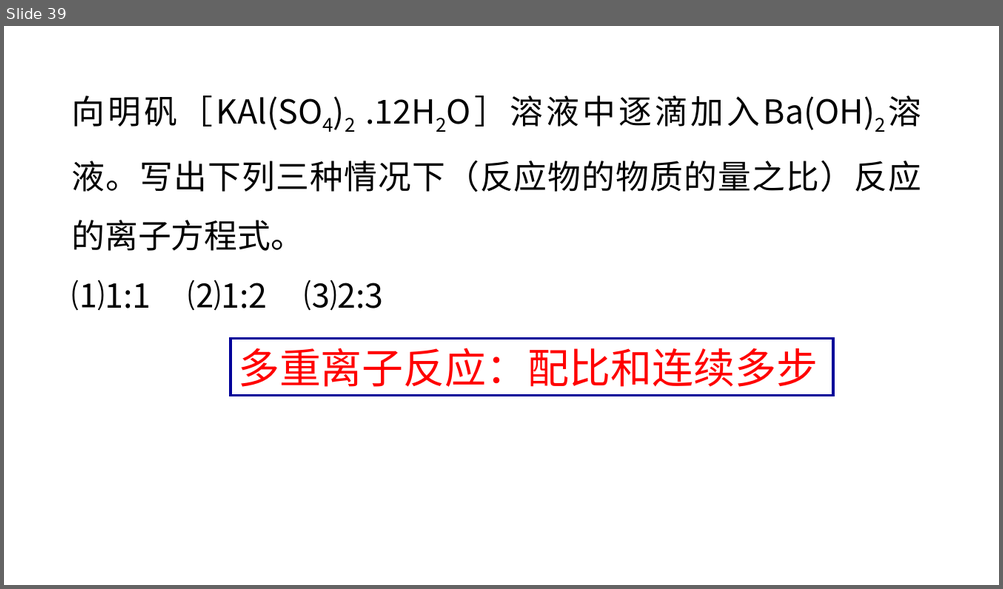
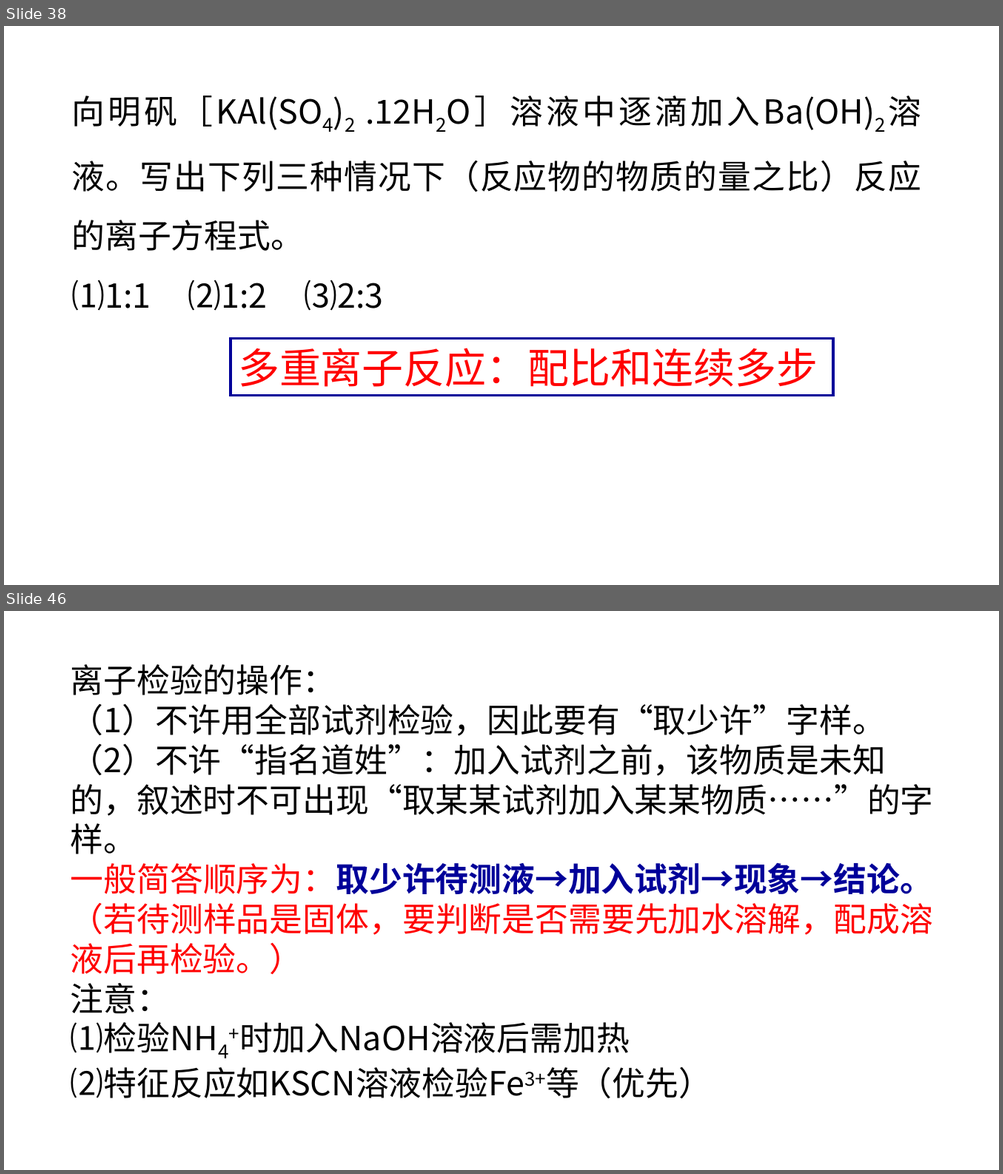
Before and after one commit to EntropyRiser/underwaterftp, a slide deck: files/Chemistry/一轮复习—离子反应专题 正式.ppt. Shown one above the other, each under a label of ours: slide 39 before the commit, slides 38 and 46 after it; the slides between them are not shown. The pictures are 1003x589 and 1003x1174 pixels, drawn with LibreOffice and Linux fonts; fonts in the diff are those of the drawing. Boxes give left, top, right and bottom in pixels: in the first picture for what was removed or moved away, otherwise in the second. Text is boxed around its words. In the diff, an @@ line names an element or a change of style, - is before the commit and + after.

```diff
--- a/files/Chemistry/一轮复习—离子反应专题 正式.ppt
+++ b/files/Chemistry/一轮复习—离子反应专题 正式.ppt
@@ slide 46 added at [4, 611, 999, 1170], background #FFFFFF @@
@@ text added at [71, 664, 933, 1055], 32 pt, text #000000 @@
+离子检验的操作：
+（1）不许用全部试剂检验，因此要有“取少许”字样。
+（2）不许“指名道姓”：加入试剂之前，该物质是未知的，叙述时不可出现“取某某试剂加入某某物质……”的字样。
+一般简答顺序为：取少许待测液→加入试剂→现象→结论。（若待测样品是固体，要判断是否需要先加水溶解，配成溶液后再检验。）
+注意：
+⑴检验NH4+时加入NaOH溶液后需加热
+⑵特征反应如KSCN溶液检验Fe3+等（优先）
@@ what was slide 39 is now slide 38 @@
```
Also in this commit, not shown: 4 slides changed, 7 other slides added, 25 slides removed.
